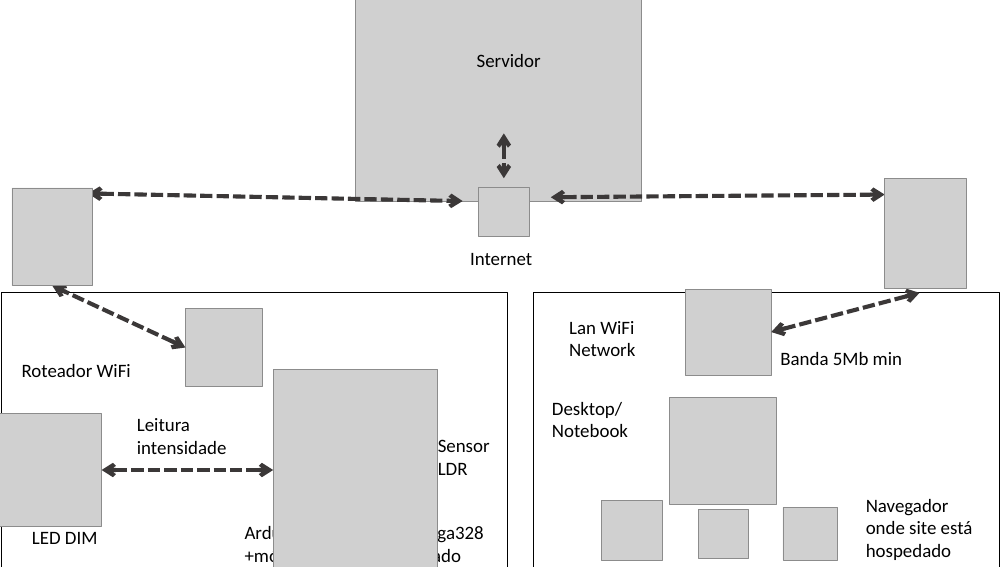
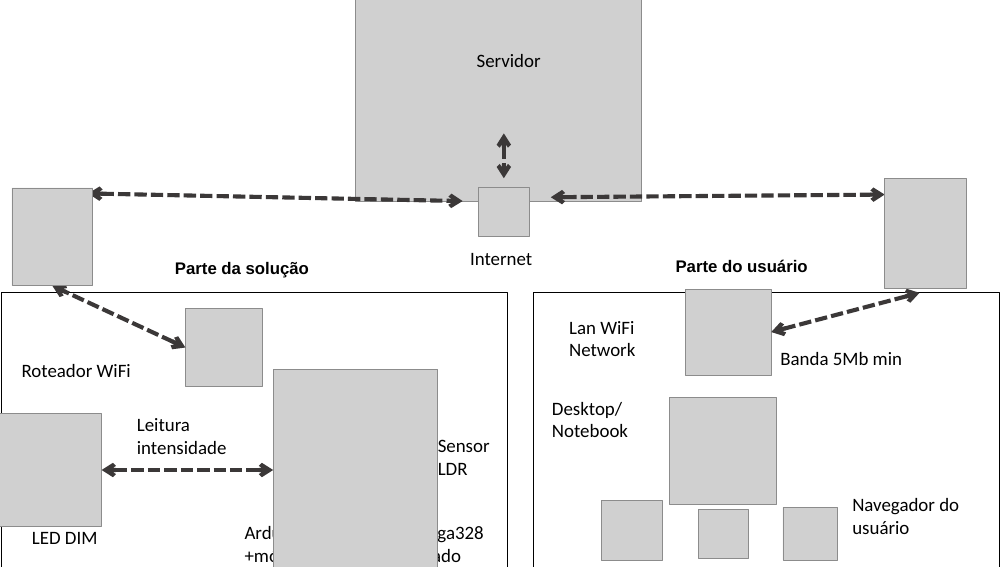
Before and after one commit to Luiza-Bezerra/grupo-02-ccoa-20201, a slide deck: slide 1 of projeto/Documentos/LLD.pptx. Drawn at 1008x567 pixels with LibreOffice and Linux fonts; fonts in the diff are those of the drawing; grey boxes stand for pictures. Boxes give left, top, right and bottom in pixels: in the first picture for what was removed or moved away, otherwise in the second. Text is boxed around its words. In the diff, an @@ line names an element or a change of style, - is before the commit and + after.

Commit message:
Atualização do LLD para nova versão

```diff
--- a/projeto/Documentos/LLD.pptx
+++ b/projeto/Documentos/LLD.pptx
@@ text added at (175,262,309,278), 16 pt, text #000000, bold @@
+Parte da solução
@@ text added at (676,259,807,272), 16 pt, text #000000, bold @@
+Parte do usuário
@@ text at (852,498,959,534): text changed @@
-Navegador onde site está
-hospedado
+Navegador do usuário
```
